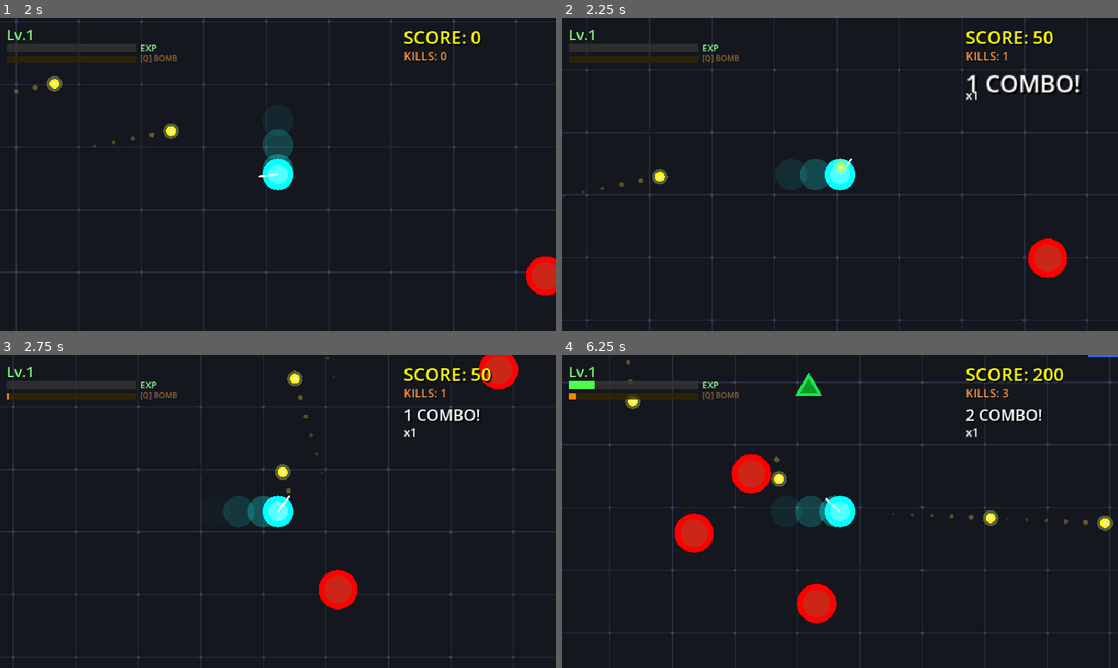
Above: before the commit, frames 1-4 (two rows, left to right).
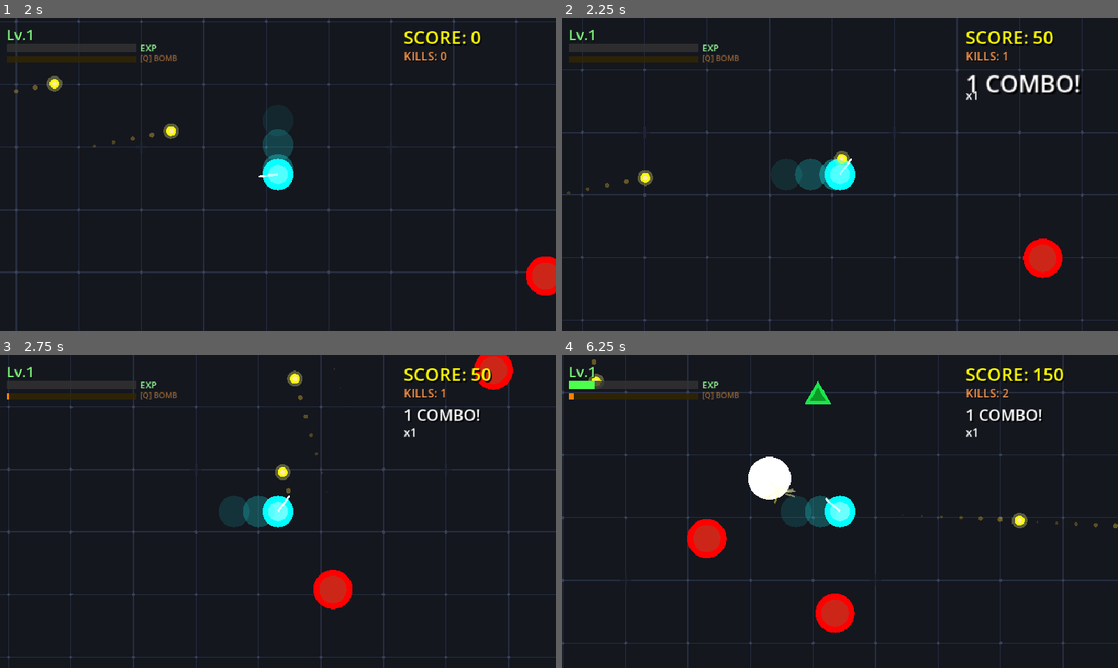
Above: after the commit, the same moments.

Repository: S-guchi/godot-games
Game: Godot game, scene res://world.tscn
The game is run twice, just before and just after one commit, with the same random seed, the same clock (stepped at 60 frames per second) and the same inputs.
Inputs (mouse positions are in pixels of both pictures, inside the frame that each line leads up to):
- Up to frame 1 (2 s): move the mouse to (400, 158) at 0.52 s; hold D (move_right) 0.53-1.28 s; tap Q (bomb) at 0.6 s; move the mouse to (166, 190) at 1.27 s; hold S (move_down) from 1.28 s (still down); tap Space (dash) at 1.35 s
- Up to frame 2 (2.25 s): move the mouse to (895, 105) at 2.02 s; release S (move_down) at 2.03 s; hold D (move_right) from 2.03 s (still down); tap Q (bomb) at 2.1 s
- Up to frame 3 (2.75 s): keep holding D (move_right)
- Up to frame 4 (6.25 s): move the mouse to (812, 574) at 2.77 s; release D (move_right) at 2.78 s; hold W (move_up) 2.78-3.53 s; tap Space (dash) at 2.85, 4.35, 5.85 s; move the mouse to (1006, 558) at 3.52 s; hold A (move_left) 3.53-5.03 s; tap Q (bomb) at 3.6, 5.1 s; move the mouse to (673, 464) at 4.27 s; move the mouse to (867, 511) at 5.02 s; hold S (move_down) 5.03-5.78 s; move the mouse to (756, 433) at 5.77 s; hold D (move_right) from 5.78 s (still down)

Frame 1 is identical in both runs. In frame 2, 4.1% of the frame differs, in the area x 0-95%, y 0-100%; in frame 3, 4.0%; in frame 4, 10%, in the area x 0-100%, y 0-100%.

Commit message:
refactor: Defer bullet queue_free and enemy die calls using `call_deferred`.

Diff:
--- a/vanpiresuv/bullet.gd
+++ b/vanpiresuv/bullet.gd
@@ -66,9 +66,8 @@
 
 		if hits_remaining > 0:
 			hits_remaining -= 1
-			# Continue through enemy
 		else:
-			queue_free()
+			call_deferred("queue_free")
 
 
 func _spawn_hit_spark() -> void:
--- a/vanpiresuv/enemy.gd
+++ b/vanpiresuv/enemy.gd
@@ -100,7 +100,7 @@
 			tw.tween_property(cam, "zoom", Vector2(1.5, 1.5), 0.1)
 
 	if hp <= 0:
-		die()
+		call_deferred("die")
 
 
 func die() -> void:
